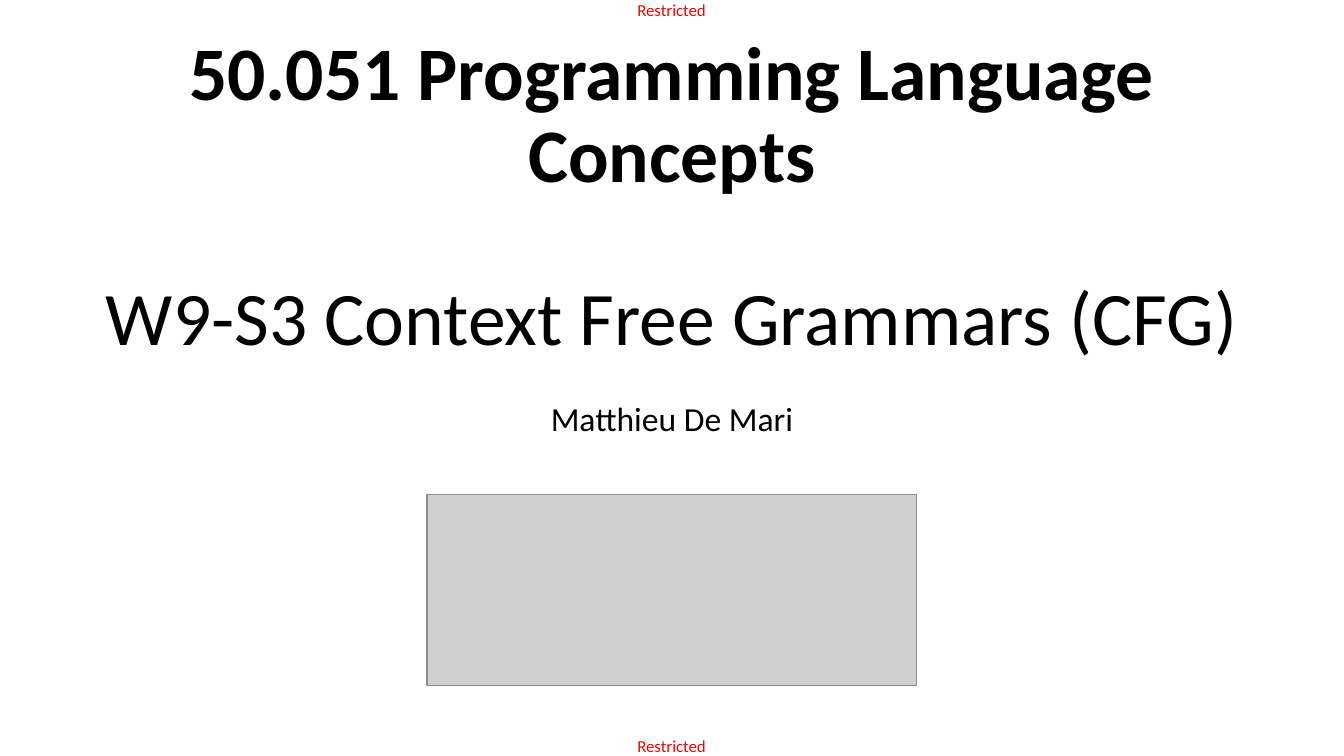
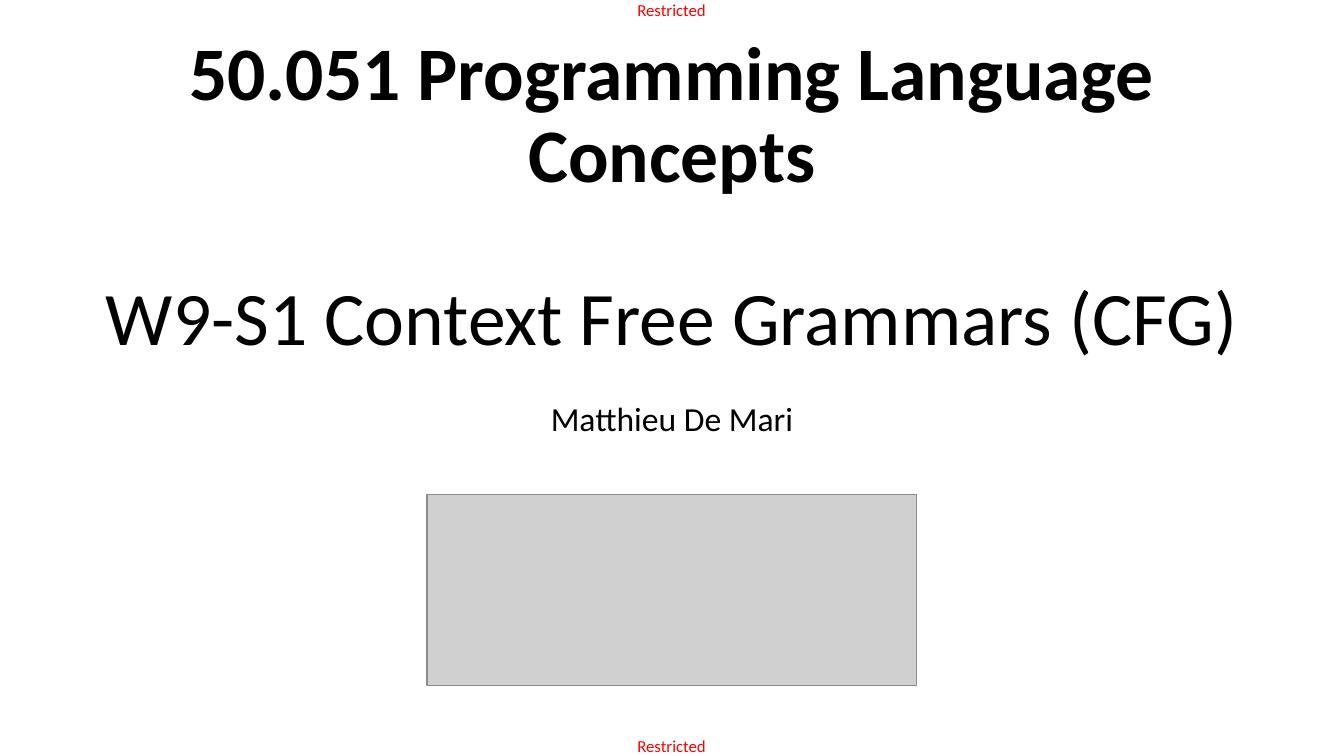
Before and after one commit to matthieudemari/SUTD_PLC_50_051, a slide deck: slide 1 of W9/W9S1 - CFGs/W9S1.pptx. Drawn at 1344x756 pixels with LibreOffice and Linux fonts; fonts in the diff are those of the drawing; grey boxes stand for pictures. Boxes give left, top, right and bottom in pixels: in the first picture for what was removed or moved away, otherwise in the second. Text is boxed around its words. In the diff, an @@ line names an element or a change of style, - is before the commit and + after.

```diff
--- a/W9/W9S1 - CFGs/W9S1.pptx
+++ b/W9/W9S1 - CFGs/W9S1.pptx
@@ title at (106,47,1237,356): text changed @@
-50.051 Programming Language Concepts
-W9-S3 Context Free Grammars (CFG)
+50.051 Programming Language Concepts
+W9-S1 Context Free Grammars (CFG)
```
Also in this commit, not shown: 3 other files.
